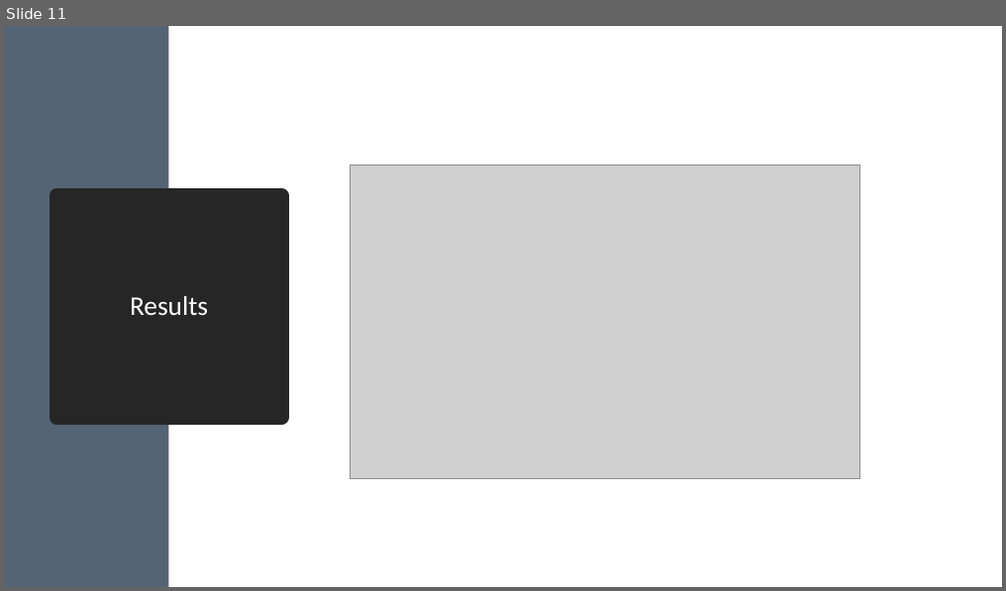
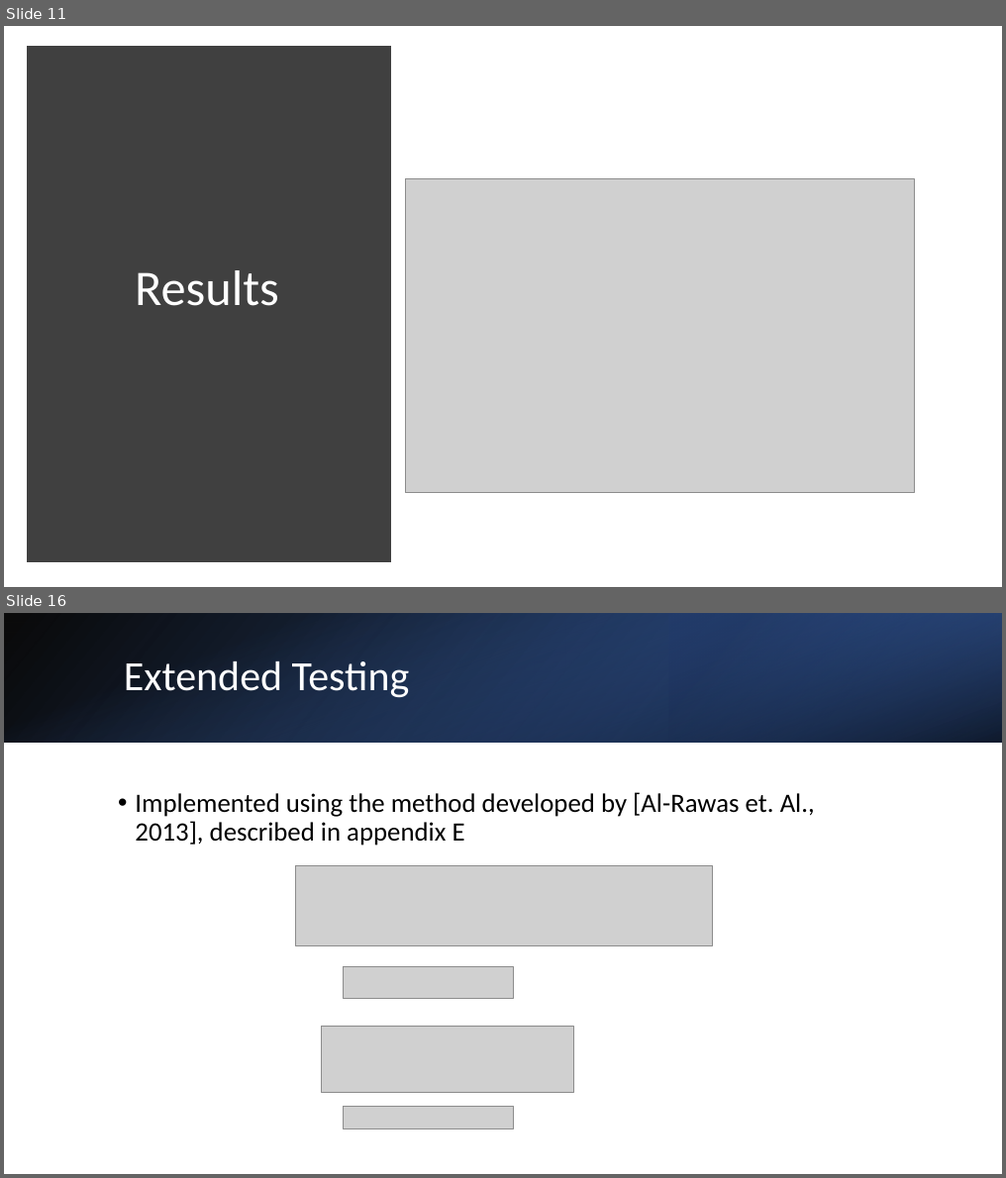
Before and after one commit to lleuch18/P9, a slide deck: Eksamensforberedelse/Fremlæggelse.pptx. Shown one above the other, each under a label of ours: slide 11 before the commit, slides 11 and 16 after it; the slides between them are not shown. The pictures are 1006x591 and 1006x1178 pixels, drawn with LibreOffice and Linux fonts; fonts in the diff are those of the drawing; grey boxes stand for pictures. Boxes give left, top, right and bottom in pixels: in the first picture for what was removed or moved away, otherwise in the second. Text is boxed around its words. In the diff, an @@ line names an element or a change of style, - is before the commit and + after.

```diff
--- a/Eksamensforberedelse/Fremlæggelse.pptx
+++ b/Eksamensforberedelse/Fremlæggelse.pptx
@@ slide 16 added at (x1=4, y1=613, x2=1002, y2=1174), background #FFFFFF @@
@@ rectangle added at (x1=4, y1=613, x2=1002, y2=742), fill gradient #000000 to #2F5597 @@
@@ rectangle added at (x1=4, y1=613, x2=1002, y2=742), fill gradient #4472C4 to #000000 @@
@@ rectangle added at (x1=669, y1=613, x2=1002, y2=742), fill gradient #203864 to #4472C4 @@
@@ title added at (x1=124, y1=662, x2=410, y2=698), 40 pt, text #FFFFFF @@
+Extended Testing
@@ text added at (x1=135, y1=792, x2=815, y2=846), 25.5 pt, text #000000 @@
+• Implemented using the method developed by [Al-Rawas et. Al., 2013], described in appendix E
@@ picture added at (x1=295, y1=866, x2=713, y2=947) @@
@@ picture added at (x1=344, y1=967, x2=514, y2=998) @@
@@ picture added at (x1=322, y1=1026, x2=573, y2=1093) @@
@@ picture added at (x1=344, y1=1106, x2=514, y2=1129) @@
@@ slide 11 changed as well @@
@@ rectangle removed at (x1=4, y1=26, x2=168, y2=587) @@
@@ rectangle added at (x1=32, y1=52, x2=386, y2=558), fill #404040, outline #404040 10 pt @@
@@ title "Results" resized from (x1=56, y1=196, x2=282, y2=417) to (x1=64, y1=86, x2=350, y2=493) @@
@@ title "Results" at (x1=64, y1=86, x2=350, y2=493): size 26 to 48 pt; fill #262626 to none; outline #262626 13.75 pt to none @@
@@ picture moved from (x1=350, y1=165, x2=859, y2=478) to (x1=405, y1=178, x2=915, y2=493) @@
```
Also in this commit, not shown: 10 other slides changed, 13 other slides added, 3 slides removed, 4 other files.
